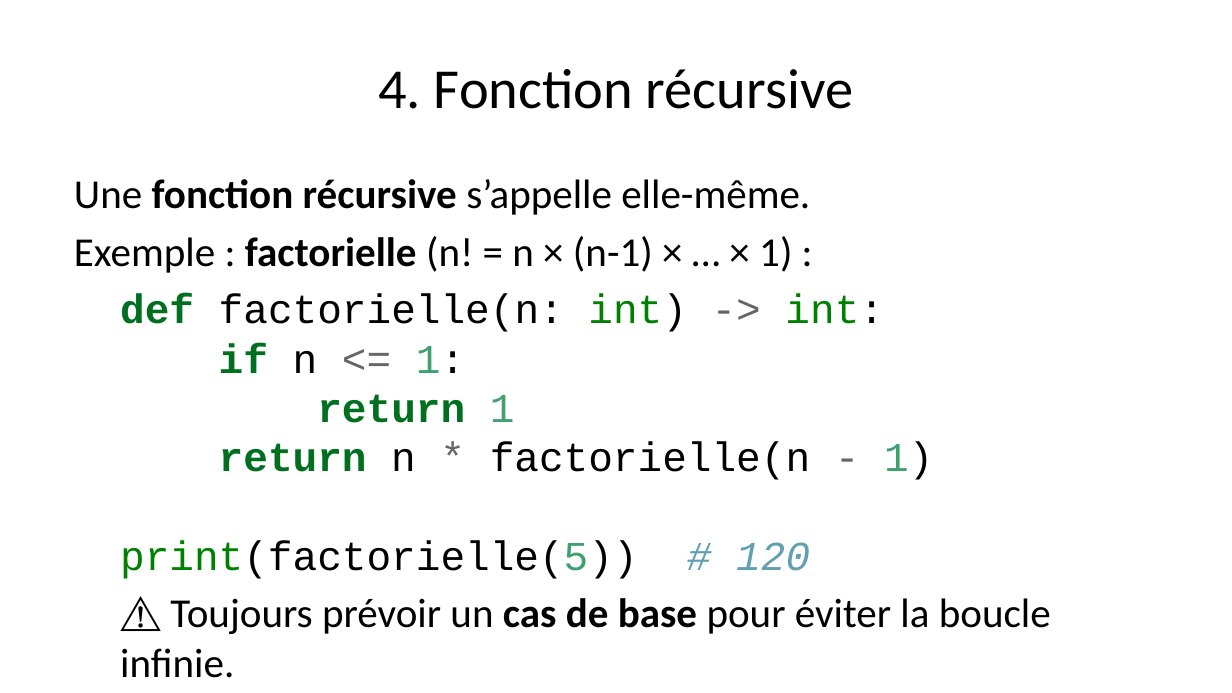
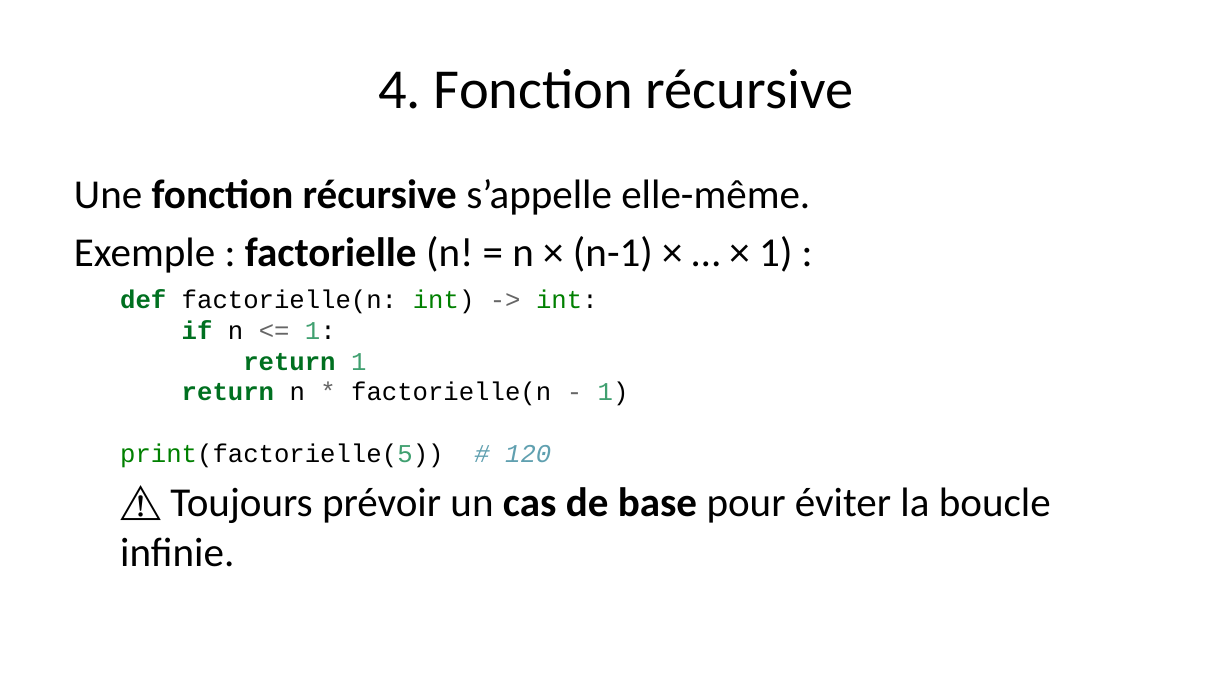
Before and after one commit to PierreKoerber/PythonWorkshop, a slide deck: slide 6 of jour03/presentation.pptx. Drawn at 1232x693 pixels with LibreOffice and Linux fonts; fonts in the diff are those of the drawing. Boxes give left, top, right and bottom in pixels: in the first picture for what was removed or moved away, otherwise in the second. Text is boxed around its words. In the diff, an @@ line names an element or a change of style, - is before the commit and + after.

```diff
--- a/jour03/presentation.pptx
+++ b/jour03/presentation.pptx
@@ text at (120,289,629,468): size 24 to 15 pt in "def factorielle(n: int) -> int: if n ..." @@
```
Also in this commit, not shown: 3 other slides changed, 2 slides added, 1 slide removed, 4 other files.
